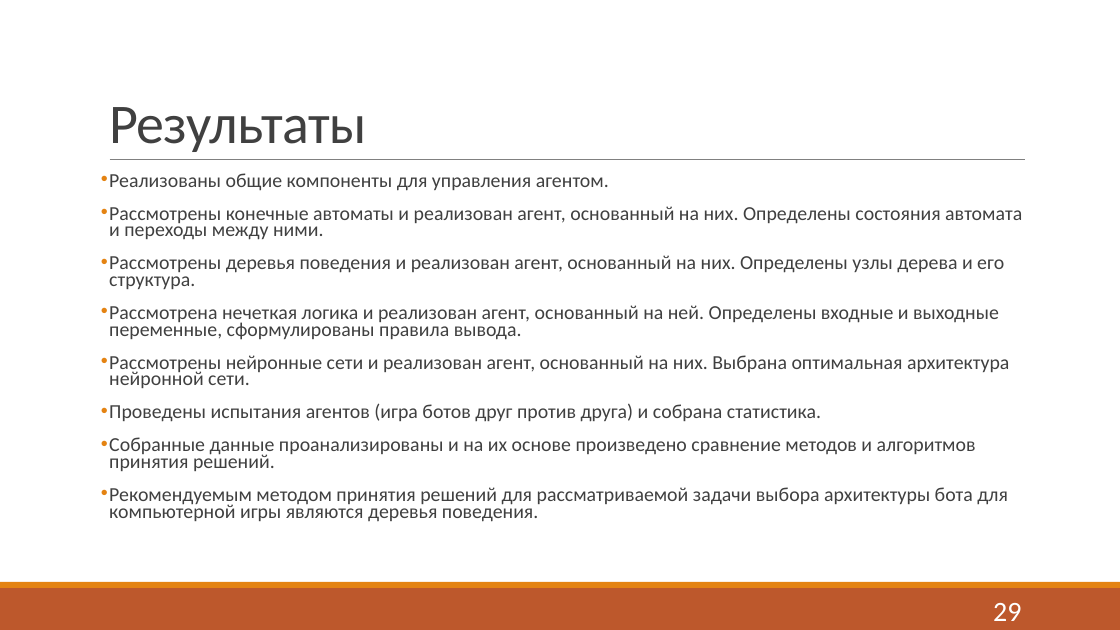
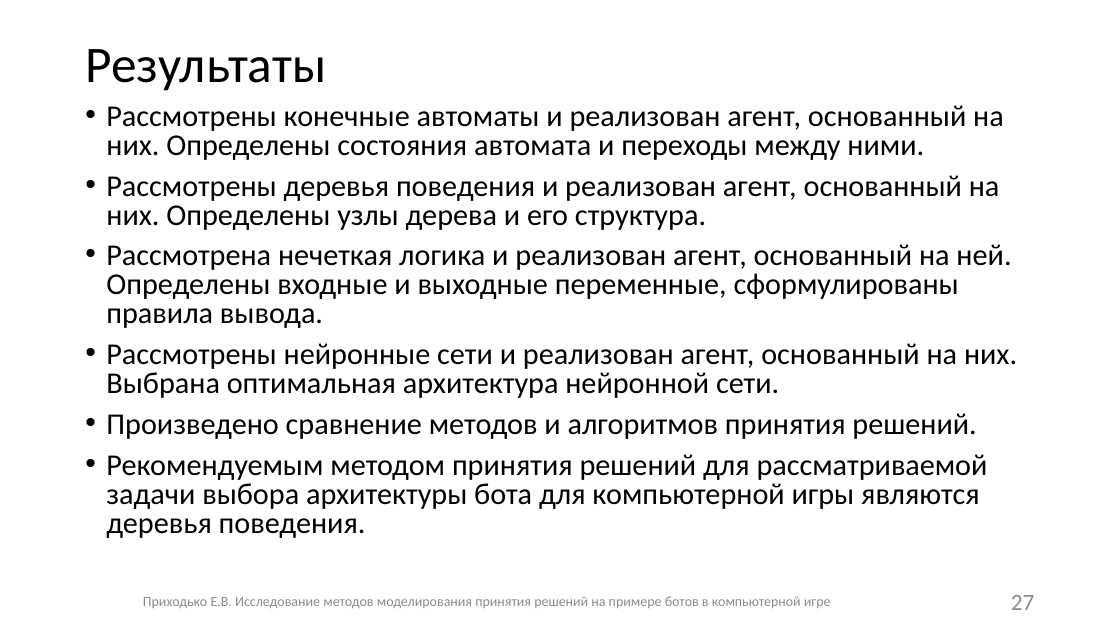
Before and after one commit to Fck-r-sns/Game_AI_thesis, a slide deck: slide 27 of Презентация.pptx (slide 29 before the commit). Drawn at 1120x630 pixels with LibreOffice and Linux fonts; fonts in the diff are those of the drawing. Boxes give left, top, right and bottom in pixels: in the first picture for what was removed or moved away, otherwise in the second. Text is boxed around its words. In the diff, an @@ line names an element or a change of style, - is before the commit and + after.

```diff
--- a/Презентация.pptx
+++ b/Презентация.pptx
@@ title "Результаты": place and size @@
-title "Результаты" at [109, 107, 366, 152]
+title "Результаты" at [85, 49, 326, 91]
@@ title "Результаты" at [85, 49, 326, 91]: size 48 to 44 pt, text colour #404040 to #000000, letter spacing -0.5 to 0 pt; line spacing 0.85 to 0.9; vertical alignment bottom to middle @@
@@ text "Рассмотрены конечные автоматы и реализован ...": place and size @@
-text "Рассмотрены конечные автоматы и реализован ..." at [109, 173, 1022, 522]
+text "Рассмотрены конечные автоматы и реализован ..." at [106, 105, 1017, 538]
@@ text at [106, 105, 1017, 538]: size 17 to 25.9 pt, text colour #404040 to #000000; indent changed; line spacing 0.7 to 0.8; less space between paragraphs @@
@@ text at [109, 173, 609, 191]: paragraph removed @@
-• Реализованы общие компоненты для управления агентом.
@@ line removed from (110, 160) to (1026, 160) @@
@@ text at [106, 413, 976, 439]: text changed; size 17 to 25.9 pt; text colour #404040 to #000000 @@
-• Проведены испытания агентов (игра ботов друг против друга) и собрана статистика.
-• Собранные данные проанализированы и на их основе произведено сравнение методов и алгоритмов принятия решений.
+• Произведено сравнение методов и алгоритмов принятия решений.
@@ rectangle removed at [0, 588, 1120, 630] @@
@@ rectangle removed at [0, 582, 1120, 588] @@
@@ text added at [143, 596, 831, 608], 12 pt, text #8C8C8C @@
+Приходько Е.В. Исследование методов моделирования принятия решений на примере ботов в компьютерной игре
@@ page number added at [1011, 595, 1035, 610], 20 pt, text #8C8C8C @@
+27
@@ page number removed at [993, 603, 1021, 621] @@
-29
```
Also in this commit, not shown: 18 other slides changed, 8 slides added, 10 slides removed, 1 other file.
